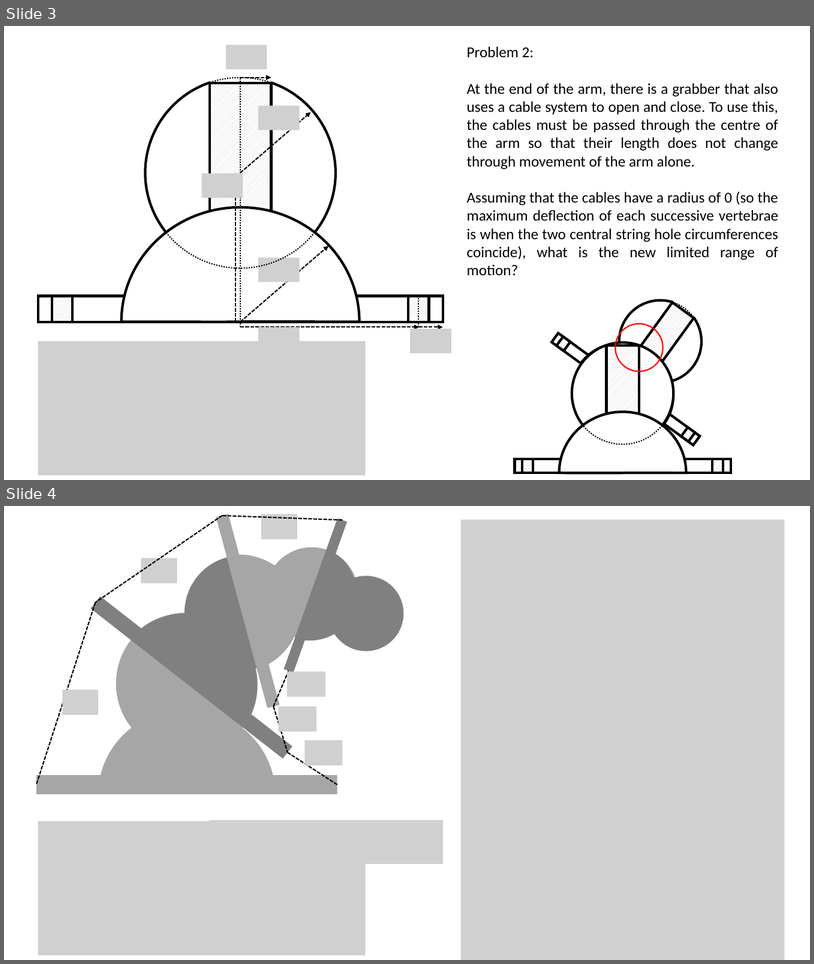
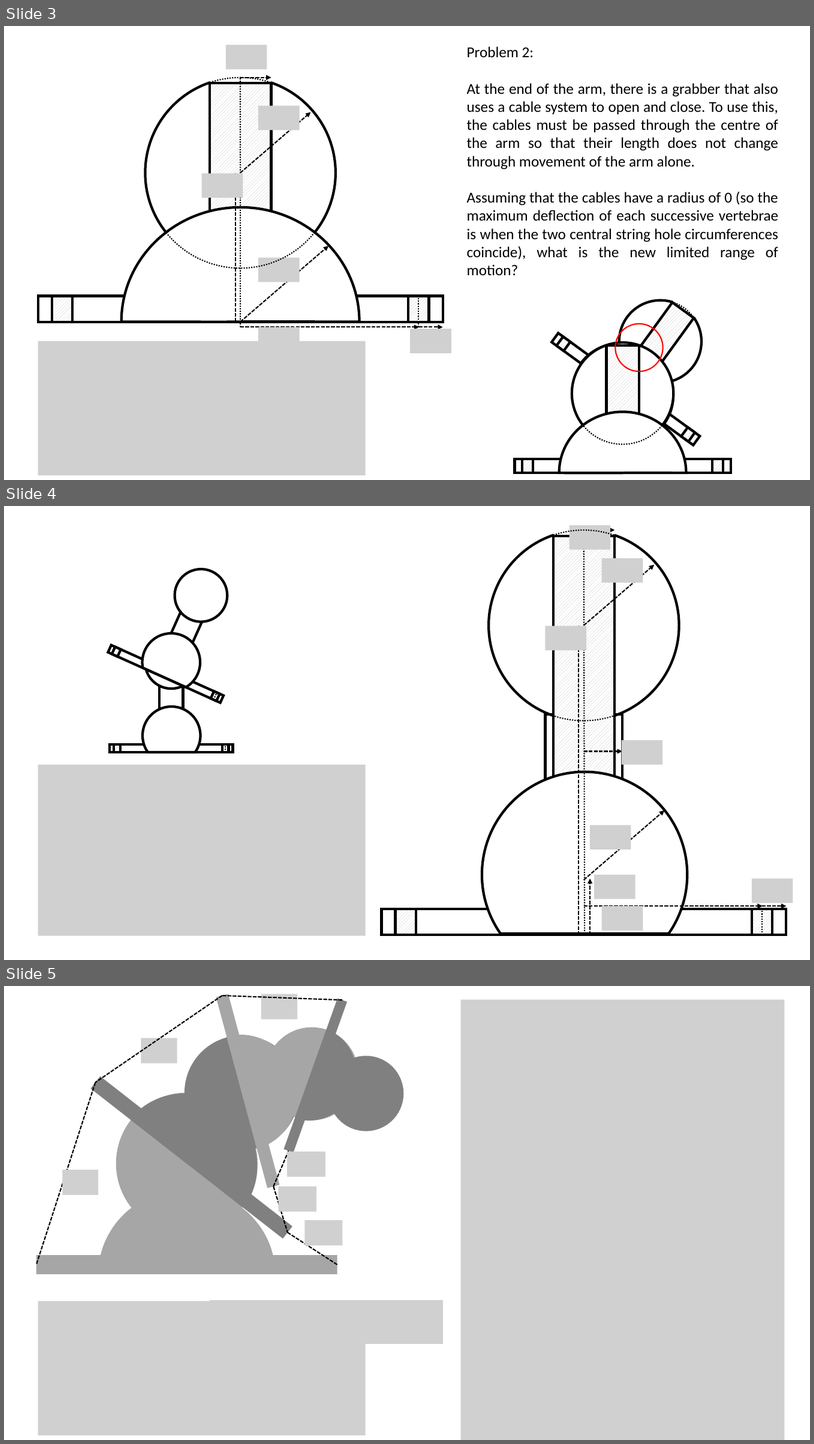
Before and after one commit to SUSF-Robotics-and-Software/Olympus-Rover-Deimos, a slide deck: docs/tentacle_arm_problem.pptx. Shown one above the other, each under a label of ours: slides 3 and 4 before the commit, slides 3, 4 and 5 after it. The pictures are 814x964 and 814x1444 pixels, drawn with LibreOffice and Linux fonts; fonts in the diff are those of the drawing; grey boxes stand for pictures. Boxes give left, top, right and bottom in pixels: in the first picture for what was removed or moved away, otherwise in the second. Text is boxed around its words. In the diff, an @@ line names an element or a change of style, - is before the commit and + after.

Commit message:
+ updated problem

```diff
--- a/docs/tentacle_arm_problem.pptx
+++ b/docs/tentacle_arm_problem.pptx
@@ slide 4 added at [4,506,810,960], background #FFFFFF @@
@@ ellipse added at [489,530,680,721], outline #000000 3 pt @@
@@ ellipse added at [489,530,680,721], outline #000000 1.5 pt dashed @@
@@ rectangle added at [554,525,615,544], fill #FFFFFF @@
@@ rectangle added at [554,535,615,793], fill pattern #BFBFBF on #FFFFFF, outline #000000 3 pt @@
@@ picture added at [570,525,611,550] @@
@@ line added from (585, 933) to (584, 530), #000000 1.5 pt dashed @@
@@ arrow added from (584, 530) to (615, 530), #000000 1.5 pt dashed @@
@@ picture added at [602,558,644,582] @@
@@ arrow added from (584, 625) to (655, 565), #000000 1.5 pt dashed @@
@@ picture added at [545,626,587,650] @@
@@ arrow added from (579, 935) to (579, 625), #000000 1.5 pt dashed @@
@@ group added at [108,561,236,765]: 8 rectangles, 2 ellipses, 2 chord (boxed as its full ellipse)s, 2 lines @@
@@ rectangle added at [545,714,623,791], outline #000000 3 pt @@
@@ arrow added from (584, 751) to (623, 751), #000000 1.5 pt dashed @@
@@ picture added at [621,740,663,765] @@
@@ picture added at [38,765,366,936] @@
@@ chord (boxed as its full ellipse) added at [483,772,688,960], fill #FFFFFF, outline #000000 3 pt @@
@@ arrow added from (584, 880) to (665, 810), #000000 1.5 pt dashed @@
@@ picture added at [590,825,632,849] @@
@@ arrow added from (590, 935) to (590, 878), #000000 1.5 pt dashed @@
@@ picture added at [594,874,636,898] @@
@@ picture added at [752,878,794,902] @@
@@ rectangle added at [381,909,787,935], outline #000000 3 pt @@
@@ rectangle added at [395,909,416,935], fill pattern #BFBFBF on #FFFFFF, outline #000000 3 pt @@
@@ arrow added from (584, 906) to (763, 906), #000000 1.5 pt dashed @@
@@ picture added at [602,906,644,930] @@
@@ rectangle added at [752,909,773,935], fill pattern #BFBFBF on #FFFFFF, outline #000000 3 pt @@
@@ line added from (762, 935) to (762, 909), #000000 1.5 pt dashed @@
@@ arrow added from (762, 906) to (787, 906), #000000 1.5 pt dashed @@
@@ what was slide 4 is now slide 5 @@
```
